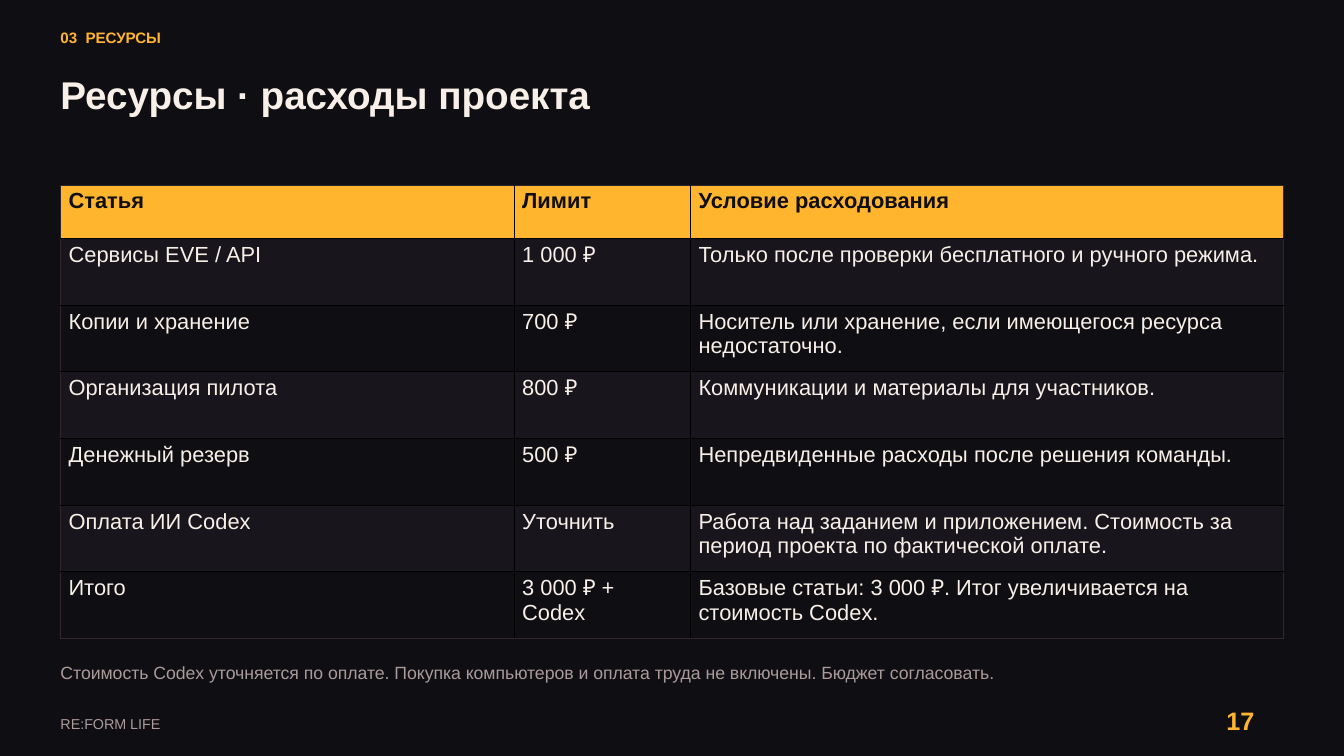
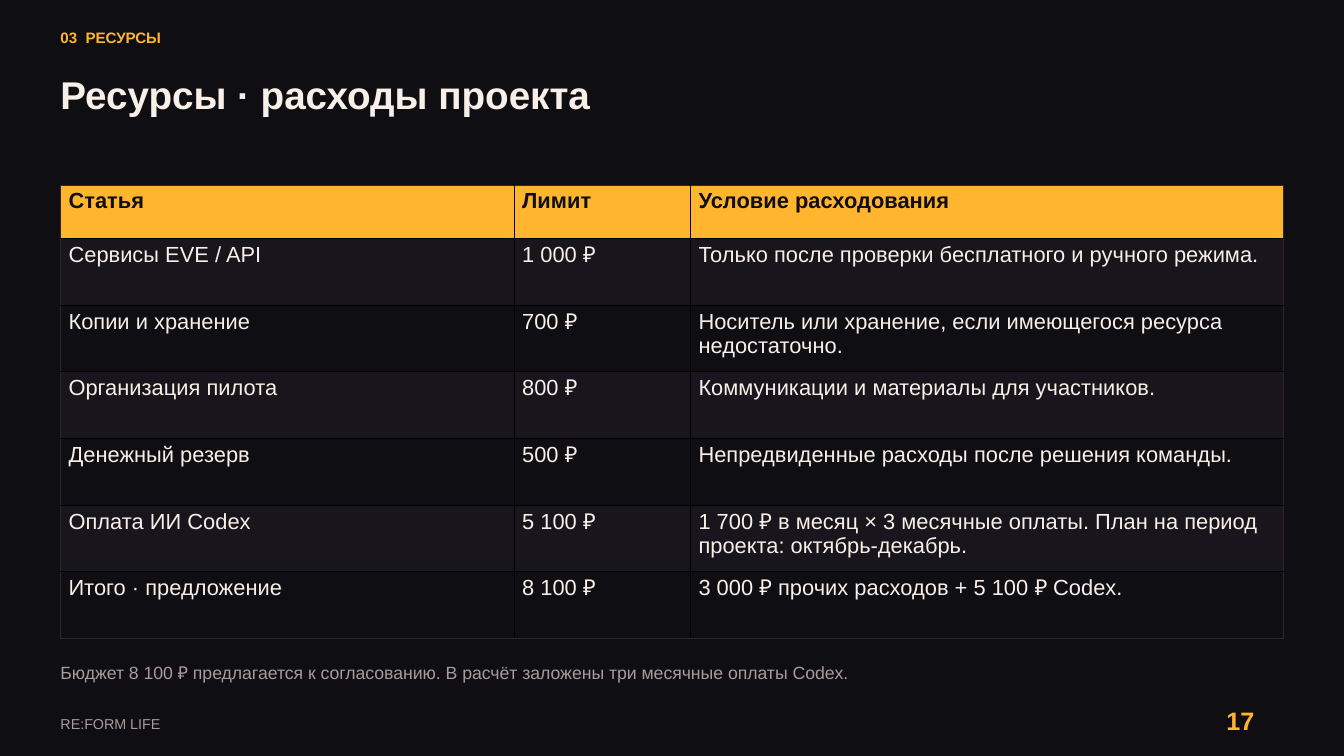
Before and after one commit to kartaamigo/RE-FORM-LIFE, a slide deck: slide 17 of docs/project-plan/RE_FORM_LIFE_Reviewed_Design.pptx. Drawn at 1344x756 pixels with LibreOffice and Linux fonts; fonts in the diff are those of the drawing. Boxes give left, top, right and bottom in pixels: in the first picture for what was removed or moved away, otherwise in the second. Text is boxed around its words. In the diff, an @@ line names an element or a change of style, - is before the commit and + after.

Commit message:
docs: finalize Codex budget and designer risk responsibility

```diff
--- a/docs/project-plan/RE_FORM_LIFE_Reviewed_Design.pptx
+++ b/docs/project-plan/RE_FORM_LIFE_Reviewed_Design.pptx
@@ table at [60,185,1283,638] @@
-row 6, column 2: Уточнить
+row 6, column 2: 5 100 ₽
-row 6, column 3: Работа над заданием и приложением. Стоимость за период проекта по фактической оплате.
+row 6, column 3: 1 700 ₽ в месяц × 3 месячные оплаты. План на период проекта: октябрь-декабрь.
-row 7: Итого | 3 000 ₽ + Codex | Базовые статьи: 3 000 ₽. Итог увеличивается на стоимость Codex.
+row 7: Итого · предложение | 8 100 ₽ | 3 000 ₽ прочих расходов + 5 100 ₽ Codex.
@@ text at [60,666,849,683]: text changed @@
-Стоимость Codex уточняется по оплате. Покупка компьютеров и оплата труда не включены. Бюджет согласовать.
+Бюджет 8 100 ₽ предлагается к согласованию. В расчёт заложены три месячные оплаты Codex.
```
Also in this commit, not shown: 7 other slides changed, 1 other file.
